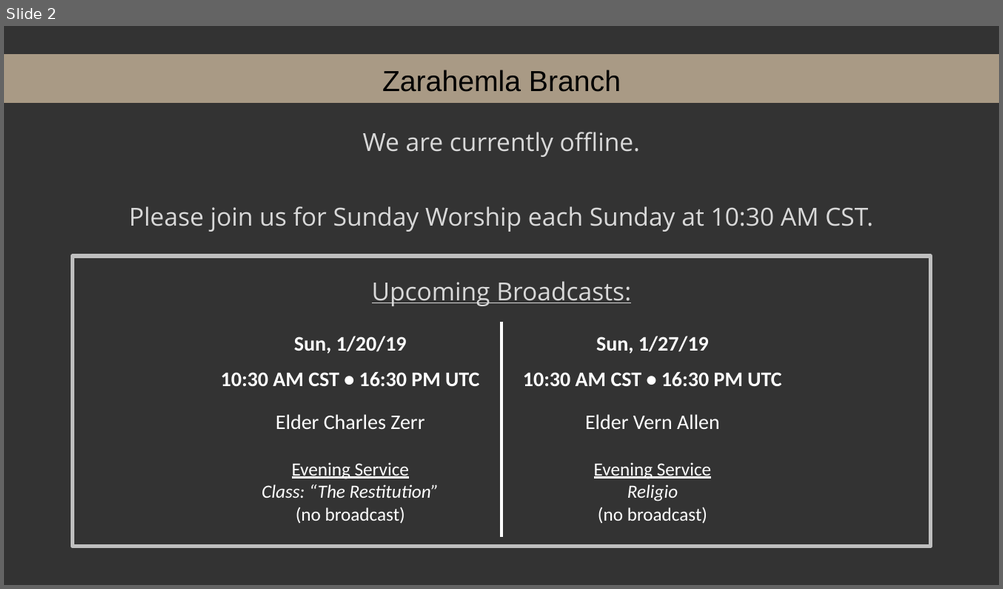
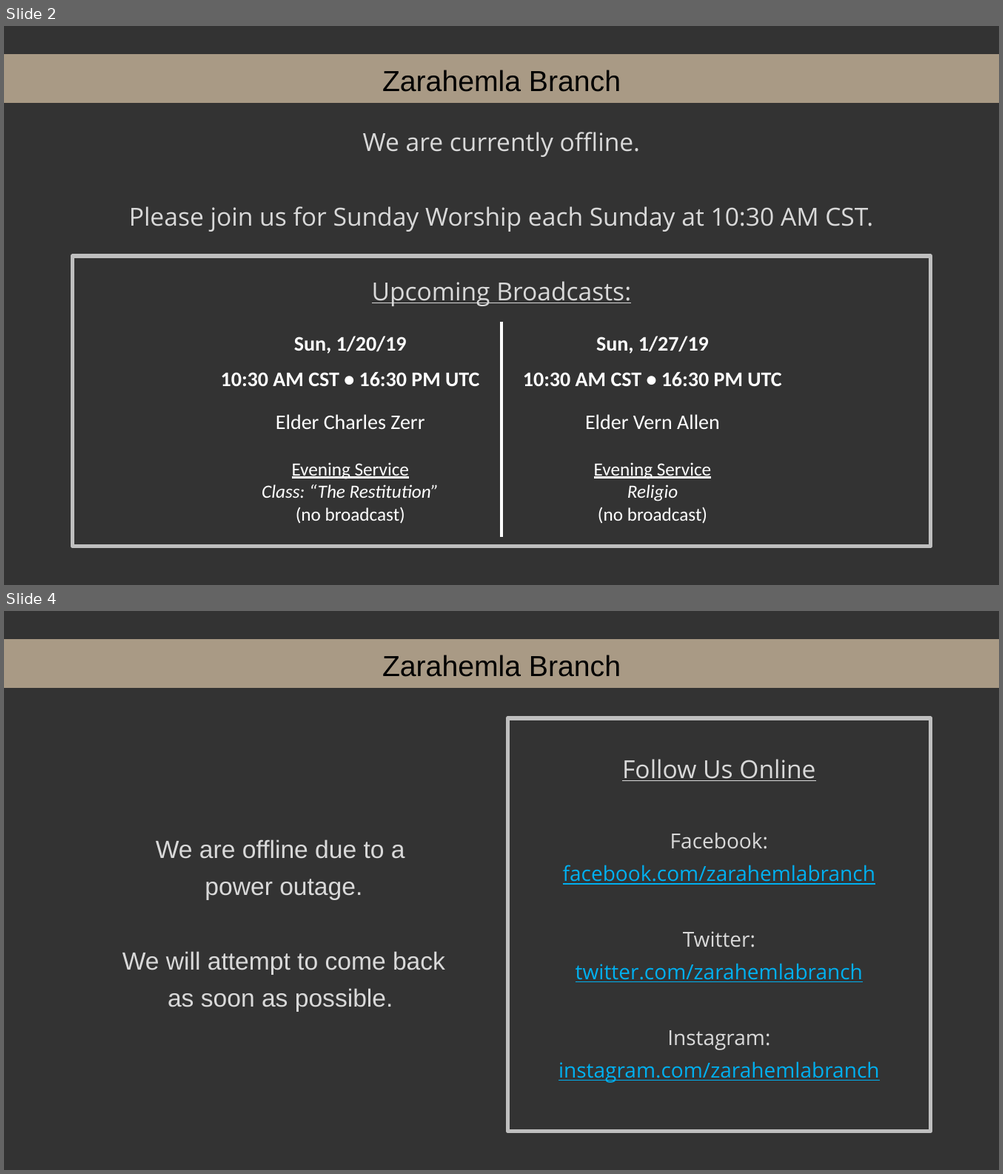
Before and after one commit to kevinmcmilian/ZarahemlaHymnPPTs, a slide deck: Offline Slide.pptx. Shown one above the other, each under a label of ours: slide 2 before the commit, slides 2 and 4 after it; the slides between them are not shown. The pictures are 1003x589 and 1003x1174 pixels, drawn with LibreOffice and Linux fonts; fonts in the diff are those of the drawing; background and template pictures are left out. Boxes give left, top, right and bottom in pixels: in the first picture for what was removed or moved away, otherwise in the second. Text is boxed around its words. In the diff, an @@ line names an element or a change of style, - is before the commit and + after.

```diff
--- a/Offline Slide.pptx
+++ b/Offline Slide.pptx
@@ slide 4 added at [4, 611, 999, 1170], background picture (left out); not listed: 1 template element that a slide beside it also shows @@
@@ rectangle added at [4, 639, 999, 688], fill #A99A85 @@
@@ text added at [382, 655, 620, 677], 28 pt, text #000000 @@
+Zarahemla Branch
@@ text added at [508, 718, 930, 1132], outline #BFBFBF 4 pt, 20 pt, text #00B0F0, underline @@
+Follow Us Online
+Facebook:
+facebook.com/zarahemlabranch
+Twitter:
+twitter.com/zarahemlabranch
+Instagram:
+instagram.com/zarahemlabranch
@@ text added at [122, 840, 445, 1012], 24 pt, text #D9D9D9 @@
+We are offline due to a
+power outage.
+We will attempt to come back
+as soon as possible.
```
Also in this commit, not shown: 2 slides changed, 2 other files.
